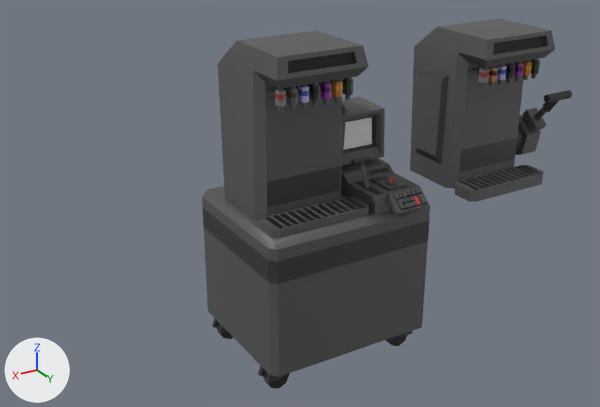
What one commit did to the FBX model Assets/Art/Models/Furniture/Machines/Kitchen/BoozeDispenser.fbx.
Before and after are seen from a camera (50 mm lens) standing at (1.99, 3.17, 2.38) and looking at (0.07, -0.03, 0.78). The axes (+X, +Y, +Z) are drawn at lower left. The lights are the same throughout. Where no turn or scale is listed for an object, it has been applied to the vertices.

Script lines for the objects in view, before the commit:
```python
me_cube_000 = bpy.data.meshes.new('Cube.000')
me_cube_000.from_pydata(...)  # 1219 vertices, 923 faces; spans x -0.45..0.45, y -0.37..0.42, z 0.0..1.6
# faces by material slot: [922, 1]
me_cube_000.materials.append(mat_palette05)  # picture img_palette05_png
me_cube_000.materials.append(mat_palette05_emission)  # white #e7e7e7
me_cube_052 = bpy.data.meshes.new('Cube.052')
me_cube_052.from_pydata(...)  # 651 vertices, 455 faces; spans x -0.223..0.287, y -0.296..0.336, z 0.748..1.55
me_cube_052.materials.append(mat_palette05)  # picture img_palette05_png
me_cube_053 = bpy.data.meshes.new('Cube.053')
me_cube_053.from_pydata(...)  # 86 vertices, 77 faces; spans x -0.025..0.212, y -0.113..0.258, z -0.118..0.297
me_cube_053.materials.append(mat_palette05)  # picture img_palette05_png
me_cube_057 = bpy.data.meshes.new('Cube.057')
me_cube_057.from_pydata(...)  # 8 vertices, 5 faces; spans x -0.017..0.013, y -0.117..0.108, z -0.235..0.24
me_cube_057.materials.append(mat_palette05)  # picture img_palette05_png
ob_boozedispenser = bpy.data.objects.new('BoozeDispenser', me_cube_000)
ob_boozedispenser.location = (0.0, 0.0, 0.0)
ob_tableboozedispenser = bpy.data.objects.new('TableBoozeDispenser', me_cube_052)
ob_tableboozedispenser.location = (-1.0, 0.0, 0.0)
ob_tableboozedispenserlever = bpy.data.objects.new('TableBoozeDispenserLever', me_cube_053)
ob_tableboozedispenserlever.location = (-1.367, 0.035, 0.917)
ob_tableboozedispenserpanel = bpy.data.objects.new('TableBoozeDispenserPanel', me_cube_057)
ob_tableboozedispenserpanel.location = (-0.722, -0.041, 1.097)
```
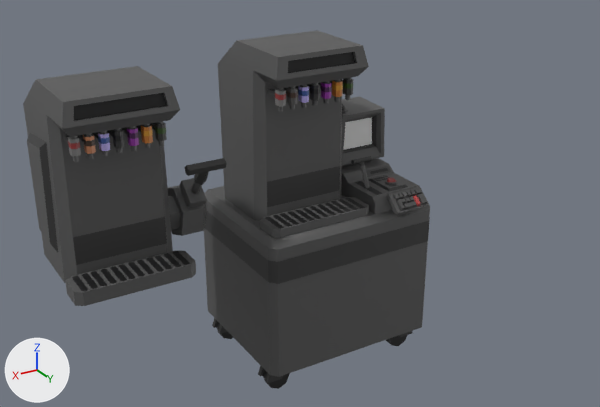
The newer file is also turned or shifted as a whole; pictures and numbers use the older file's frame.

Changed parts and their boxes (x1, y1, x2, y2) in the pictures (600 x 407 px):
'TableBoozeDispenser', moved
    before: (410, 18, 555, 202)
    after: (23, 66, 196, 306)
'TableBoozeDispenserPanel', mesh moved
    before: (416, 70, 449, 164)
    after: (27, 133, 58, 252)
'TableBoozeDispenserLever', mesh moved
    before: (515, 90, 572, 155)
    after: (168, 158, 227, 236)

The change, as a list of edits to the scene's bpy script:
```text
Change me_cube_053:
    where me_cube_053.from_pydata(...)  # 86 vertices, 77 faces; spans x -0.025..0.212, y -0.113..0.258, z -0.118..0.297
    used by ob_tableboozedispenserlever; location = (-1.367, 0.035, 0.917)
    me_cube_053 part 2: the whole mesh is moved by (2.0, 0.0, 0.0)
Change me_cube_057:
    where me_cube_057.from_pydata(...)  # 8 vertices, 5 faces; spans x -0.017..0.013, y -0.117..0.108, z -0.235..0.24
    used by ob_tableboozedispenserpanel; location = (-0.722, -0.041, 1.097)
    me_cube_057 part 1: the whole mesh is moved by (2.0, 0.0, 0.0)
Change ob_tableboozedispenser:
    ob_tableboozedispenser.location: (-1.0, 0.0, 0.0) -> (1.0, 0.0, 0.0)
```
